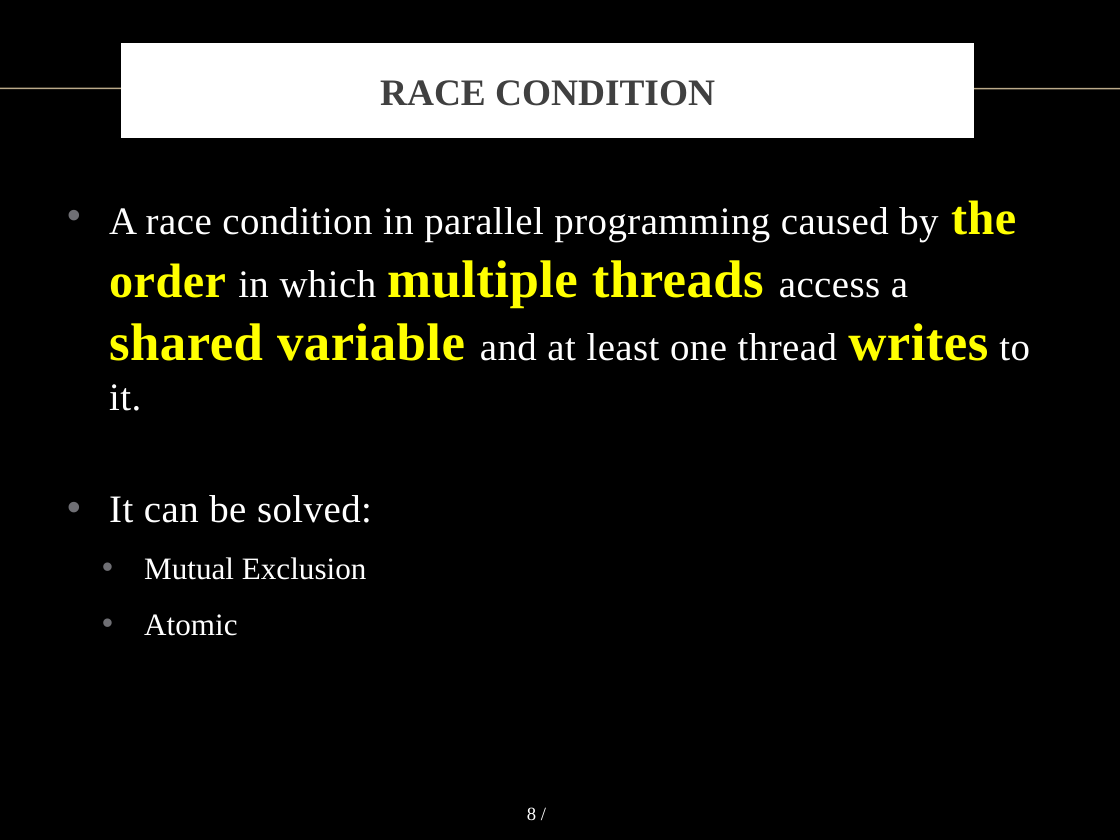
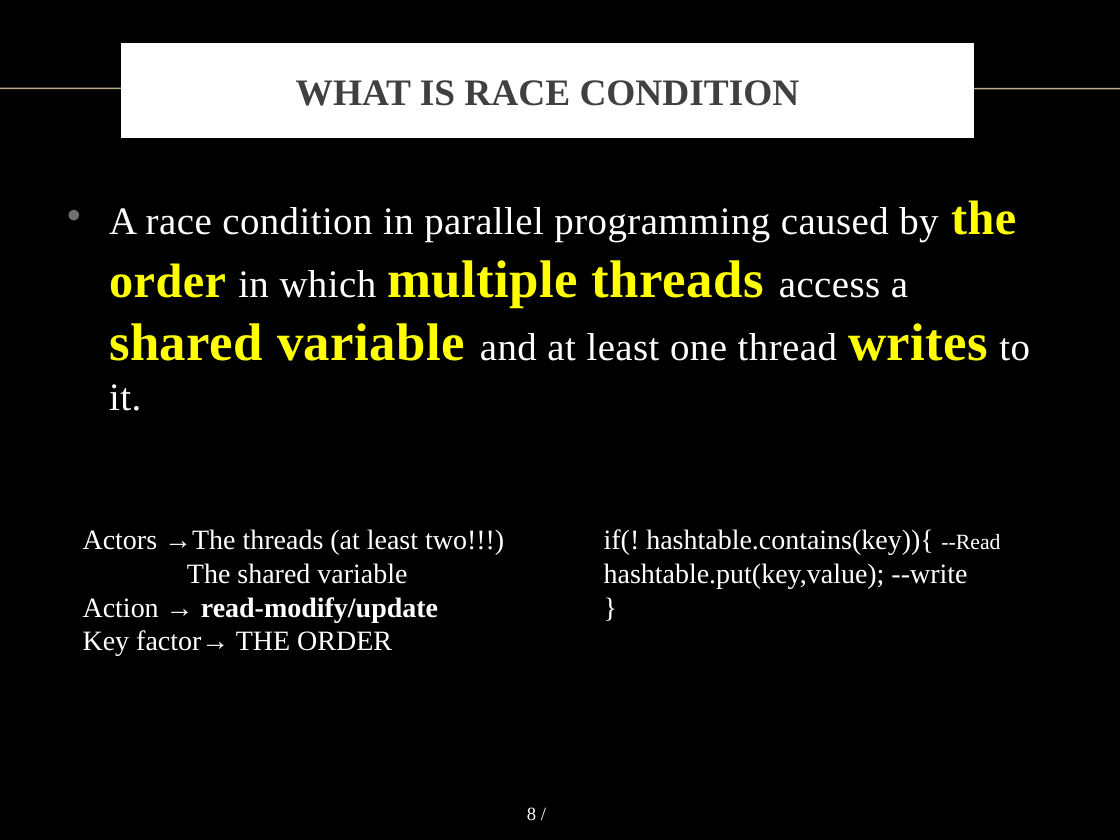
Before and after one commit to vong-srey/Paravantage, a slide deck: slide 8 of Presentation.pptx. Drawn at 1120x840 pixels with LibreOffice and Linux fonts; fonts in the diff are those of the drawing; background and template pictures are left out. Boxes give left, top, right and bottom in pixels: in the first picture for what was removed or moved away, otherwise in the second. Text is boxed around its words. In the diff, an @@ line names an element or a change of style, - is before the commit and + after.

Commit message:
Updated Presentation
Slides 1-9 updated, please check for your previous changes.

```diff
--- a/Presentation.pptx
+++ b/Presentation.pptx
@@ title at bbox=[296, 80, 800, 106]: text changed @@
-RACE CONDITION
+WHAT IS RACE CONDITION
@@ text at bbox=[109, 495, 372, 636]: paragraphs removed @@
-• It can be solved:
-  • Mutual Exclusion
-  • Atomic
@@ text added at bbox=[83, 529, 504, 656], 18 pt, text #FFFFFF @@
+Actors →The threads (at least two!!!)
+The shared variable
+Action → read-modify/update
+Key factor→ THE ORDER
@@ text added at bbox=[604, 529, 1000, 589], 18 pt, text #FFFFFF @@
+if(! hashtable.contains(key)){ --Read
+hashtable.put(key,value); --write
+}
```
Also in this commit, not shown: 9 other slides changed.
